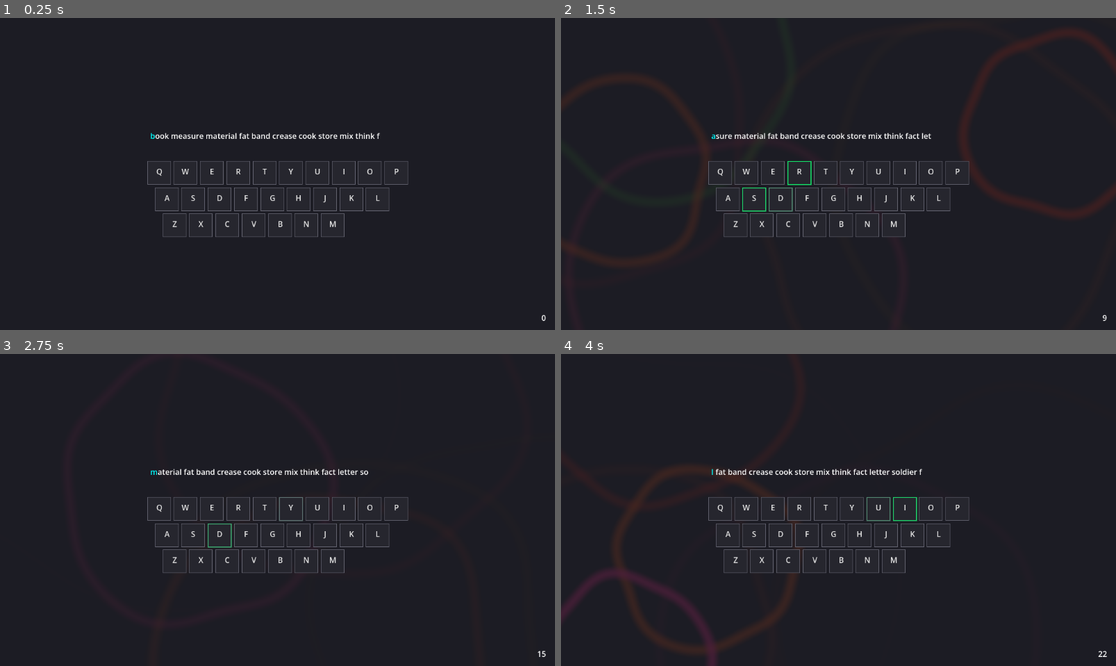
Above: before the commit, frames 1-4 (two rows, left to right).
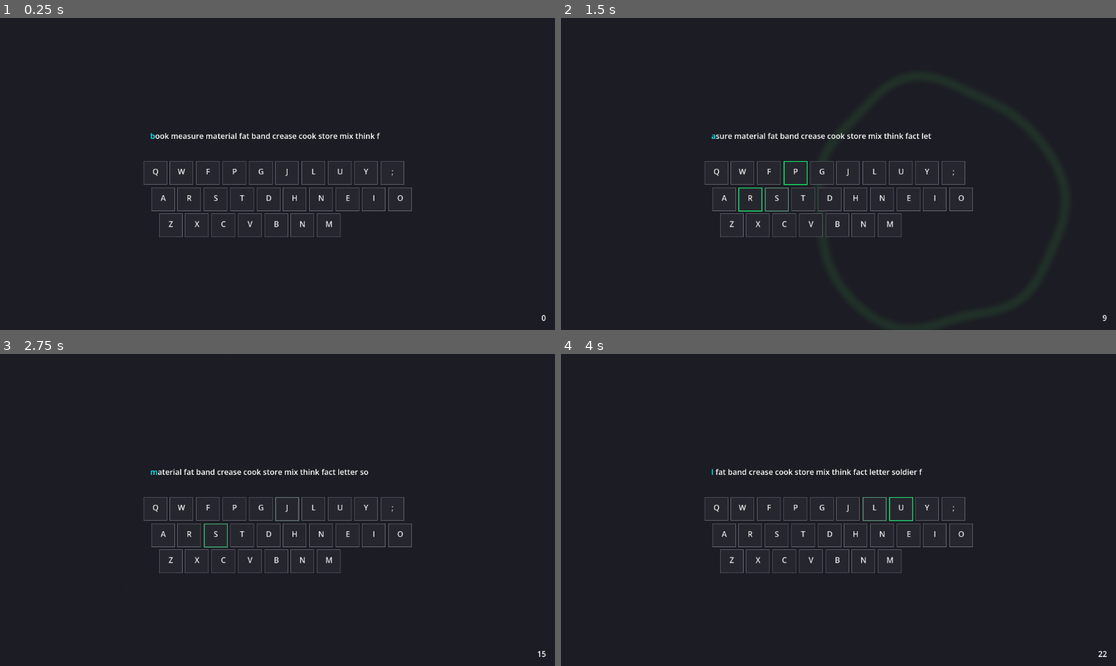
Above: after the commit, the same moments.

Repository: PeachDew/typing-idle-mmo
Game: Godot game, scene res://scenes/main.tscn
The game is run twice, just before and just after one commit, with the same random seed, the same clock (stepped at 60 frames per second) and the same inputs.
Inputs:
- Up to frame 1 (0.25 s): no input
- Up to frame 2 (1.5 s): tap Enter at 0.5 s; hold D 0.53-1.28 s; tap E at 0.6 s; tap Space at 0.77, 1.07 s; tap R at 0.8, 1.35 s; hold S from 1.28 s (still down)
- Up to frame 3 (2.75 s): tap Space at 1.52, 1.82 s; tap T at 1.55, 2.1 s; release S at 2.03 s; hold D from 2.03 s (still down); tap Y at 2.3 s
- Up to frame 4 (4 s): release D at 2.78 s; hold Up 2.78-3.53 s; tap Y at 2.85 s; tap Space at 3.02, 3.32, 3.77 s; tap U at 3.05, 3.6 s; hold Left from 3.53 s (still down); tap I at 3.8 s

The runs differ from the first frame. In frame 1, 1.4% of the frame differs, in the area x 25-75%, y 45-71%; in frame 2, 2.7%; in frame 3, 1.5%; in frame 4, 3.3%, in the area x 0-75%, y 36-100%.

Commit message:
feat: keyboard layout toggle (QWERTY/Colemak) via Ctrl+Space
- Add SettingsManager autoload with persistent layout preference
- Use physical_keycode for layout-independent key detection
- Visual keyboard syncs with selected layout
- Ctrl+Space toggles between QWERTY and Colemak
- Fix type inference warnings in aura_manager and pause_menu
- Background flash only triggers on correct keystrokes

Diff:
--- a/autoload/aura_manager.gd
+++ b/autoload/aura_manager.gd
@@ -29,6 +29,6 @@
 		update_tickspeed()
 
 func update_tickspeed() -> void:
-	var level := UpgradeManager.get_level("basic_aura_tickspeed_reduce")
+	var level: int = UpgradeManager.get_level("basic_aura_tickspeed_reduce")
 	idle_timer.wait_time = base_tick_duration * pow(tick_decay_rate, level)
 	print(idle_timer.wait_time)
--- /dev/null
+++ b/autoload/settings_manager.gd
@@ -0,0 +1,92 @@
+extends Node
+
+## Persistent game settings manager. Saves to user://settings.json.
+## Layout toggle is visual + mapping only. Uses physical_keycode (always QWERTY position)
+## so it works regardless of the user's OS keyboard layout.
+
+signal layout_changed(new_layout: String)
+
+enum Layout {
+	QWERTY,
+	COLEMAK,
+}
+
+var current_layout := Layout.COLEMAK:
+	set(v):
+		if current_layout != v:
+			current_layout = v
+			layout_changed.emit(Layout.keys()[v].to_lower())
+			_save()
+
+const _SETTINGS_FILE := "user://settings.json"
+
+const _LAYOUTS := {
+	Layout.QWERTY: [
+		["Q", "W", "E", "R", "T", "Y", "U", "I", "O", "P"],
+		["A", "S", "D", "F", "G", "H", "J", "K", "L"],
+		["Z", "X", "C", "V", "B", "N", "M"],
+	],
+	Layout.COLEMAK: [
+		["Q", "W", "F", "P", "G", "J", "L", "U", "Y", ";"],
+		["A", "R", "S", "T", "D", "H", "N", "E", "I", "O"],
+		["Z", "X", "C", "V", "B", "N", "M"],
+	],
+}
+
+## Maps QWERTY physical key position → Colemak character.
+## Keys that stay the same are omitted (identity mapping).
+const _PHYSICAL_TO_COLEMAK := {
+	KEY_E: "f", KEY_R: "p", KEY_T: "g", KEY_Y: "j", KEY_U: "l", KEY_I: "u", KEY_O: "y", KEY_P: ";",
+	KEY_S: "r", KEY_D: "s", KEY_F: "t", KEY_G: "d", KEY_J: "n", KEY_K: "e", KEY_L: "i", KEY_SEMICOLON: "o",
+	KEY_N: "k",
+}
+
+
+func _ready() -> void:
+	_load()
+
+
+func toggle_layout() -> void:
+	current_layout = Layout.QWERTY if current_layout == Layout.COLEMAK else Layout.COLEMAK
+
+
+func get_layout_rows() -> Array:
+	return _LAYOUTS[current_layout]
+
+
+## Convert a physical_keycode (always QWERTY position) to the character
+## for the current in-game layout. Returns lowercase, or "" for non-letter keys.
+func physical_to_char(physical_keycode: int) -> String:
+	if physical_keycode == KEY_SPACE:
+		return " "
+	if current_layout == Layout.COLEMAK:
+		var mapped: String = _PHYSICAL_TO_COLEMAK.get(physical_keycode, "")
+		if mapped != "":
+			return mapped
+	var raw := OS.get_keycode_string(physical_keycode).to_lower()
+	if raw.length() != 1 or raw < "a" or raw > "z":
+		return ""
+	return raw
+
+
+func _save() -> void:
+	var data := {
+		"layout": current_layout,
+	}
+	var file := FileAccess.open(_SETTINGS_FILE, FileAccess.WRITE)
+	if file:
+		file.store_string(JSON.stringify(data))
+		file.close()
+
+
+func _load() -> void:
+	var file := FileAccess.open(_SETTINGS_FILE, FileAccess.READ)
+	if file:
+		var text := file.get_as_text()
+		file.close()
+		var json := JSON.new()
+		var error := json.parse(text)
+		if error == OK:
+			var data : Variant = json.data
+			if data.has("layout") and data.layout is int and data.layout in _LAYOUTS:
+				current_layout = data.layout
--- a/project.godot
+++ b/project.godot
@@ -20,6 +20,7 @@
 UpgradeManager="*uid://d0ue006qrugvi"
 AuraManager="*uid://dx3eaxka0noeb"
 WordPool="*uid://dh1ea546sxsn8"
+SettingsManager="*res://autoload/settings_manager.gd"
 
 [physics]
 
--- a/scenes/background_flash.gd
+++ b/scenes/background_flash.gd
@@ -81,6 +81,8 @@
 
 
 func flash(correct: bool) -> void:
+	if not correct:
+		return
 	var slot := _next_slot
 	_next_slot = (_next_slot + 1) % PULSE_COUNT
 
--- a/scenes/keyboard_layout.gd
+++ b/scenes/keyboard_layout.gd
@@ -3,8 +3,16 @@
 ## Visual keyboard layout — 3 rows of Key child nodes with configurable row offsets.
 
 signal key_pressed(label: String)
+signal layout_toggled(new_layout: String)
 
 const KeyScene := preload("res://scenes/key.tscn")
+
+# Physical QWERTY rows used for node naming (physical_keycode always gives QWERTY)
+var _PHYSICAL_ROWS: Array[PackedStringArray] = [
+	PackedStringArray(["Q", "W", "E", "R", "T", "Y", "U", "I", "O", "P"]),
+	PackedStringArray(["A", "S", "D", "F", "G", "H", "J", "K", "L"]),
+	PackedStringArray(["Z", "X", "C", "V", "B", "N", "M"]),
+]
 
 @export var key_size := Vector2(48, 48):
 	set(v):
@@ -53,6 +61,9 @@
 
 func _ready() -> void:
 	resized.connect(_rebuild)
+	if not Engine.is_editor_hint():
+		SettingsManager.layout_changed.connect(_on_layout_changed)
+		_update_from_settings()
 	_rebuild()
 
 
@@ -63,14 +74,26 @@
 		var key_event := event as InputEventKey
 		if key_event.echo:
 			return
-		var ch := OS.get_keycode_string(key_event.keycode).to_upper()
-		var key_node := get_node_or_null("Key" + ch)
+		# physical_keycode is always QWERTY position — use it to find the key node
+		var physical := OS.get_keycode_string(key_event.physical_keycode).to_upper()
+		var key_node := get_node_or_null("Key" + physical)
 		if key_node:
 			if key_event.pressed:
 				key_node.press()
-				key_pressed.emit(ch)
+				key_pressed.emit(physical)
 			elif not key_event.pressed:
 				key_node.release()
+
+func _on_layout_changed(new_layout: String) -> void:
+	_update_from_settings()
+	layout_toggled.emit(new_layout)
+
+func _update_from_settings() -> void:
+	var new_rows := SettingsManager.get_layout_rows()
+	var typed_rows: Array[PackedStringArray] = []
+	for row in new_rows:
+		typed_rows.append(row as PackedStringArray)
+	rows = typed_rows
 
 
 func _rebuild() -> void:
@@ -89,12 +112,17 @@
 
 	for row_idx in rows.size():
 		var keys := rows[row_idx]
+		var physical_keys: PackedStringArray = _PHYSICAL_ROWS[row_idx] if row_idx < _PHYSICAL_ROWS.size() else PackedStringArray()
 		var offset := row_offsets[row_idx] if row_idx < row_offsets.size() else 0.0
 		var x := origin.x + offset
 
-		for key_label in keys:
+		for col_idx in keys.size():
+			var key_label: String = keys[col_idx]
+			# Name node by physical QWERTY position so physical_keycode can find it
+			var physical_name: String = physical_keys[col_idx] if col_idx < physical_keys.size() else key_label
+
 			var key_node := KeyScene.instantiate()
-			key_node.name = "Key" + key_label
+			key_node.name = "Key" + physical_name
 			key_node.label = key_label
 			key_node.add_to_group("keyboard_keys")
 			key_node.key_size = key_size
@@ -104,8 +132,6 @@
 			key_node.text_color = text_color
 			key_node.position = Vector2(x, row_y)
 			add_child(key_node)
-			# NOTE: intentionally NOT setting owner — these nodes are
-			# ephemeral and should never be serialized into .tscn files.
 
 			x += key_size.x + key_spacing
 
--- a/scenes/main.gd
+++ b/scenes/main.gd
@@ -9,10 +9,15 @@
 func _ready() -> void:
 	wordstream.character_typed.connect(_on_key_pressed)
 	wordstream.character_typed.connect(background_flash.flash)
+	wordstream.layout_toggled.connect(_on_layout_toggled)
 	AuraManager.aura_changed.connect(on_aura_manager_aura_changed)
 
 func on_aura_manager_aura_changed():
 	counter.text = str(AuraManager.aura)
+
+func _on_layout_toggled(new_layout: String) -> void:
+	print("Layout toggled to: ", new_layout)
+	# Keyboard will update automatically via SettingsManager signal
 
 func _on_key_pressed(correct: bool) -> void:
 	var increment_amount: int = 1 + UpgradeManager.get_level("basic_keypress_boost")
--- a/scenes/pause_menu.gd
+++ b/scenes/pause_menu.gd
@@ -102,7 +102,7 @@
 		return
 	var labels := _get_desc_labels()
 	var cost_labels := _get_cost_labels()
-	var upgrade_ids := UpgradeManager.get_all_ids()
+	var upgrade_ids: Variant = UpgradeManager.get_all_ids()
 	for i in upgrade_ids.size():
 		var upgrade_id: String = upgrade_ids[i]
 		if i < labels.size():
@@ -148,7 +148,7 @@
 	for child in $HBoxContainer.get_children():
 		$HBoxContainer.remove_child(child)
 		child.free()
-	var upgrade_ids := UpgradeManager.get_all_ids()
+	var upgrade_ids: Variant = UpgradeManager.get_all_ids()
 	for i in upgrade_ids.size():
 		var upgrade_id: String = upgrade_ids[i]
 		var card := PanelContainer.new()
--- a/scenes/pause_menu.tscn
+++ b/scenes/pause_menu.tscn
@@ -48,7 +48,7 @@
 anchor_top = 1.0
 anchor_right = 1.0
 anchor_bottom = 1.0
-offset_left = -81.0
+offset_left = -297.0
 offset_top = -38.0
 grow_horizontal = 0
 grow_vertical = 0
--- a/scenes/word_stream.gd
+++ b/scenes/word_stream.gd
@@ -5,6 +5,7 @@
 var char_buff: CharBuffer
 
 signal character_typed(correct: bool)
+signal layout_toggled(new_layout: String)
 
 
 class CharBuffer:
@@ -47,9 +48,16 @@
 	if key.echo or not key.pressed:
 		return
 
-	if key.unicode == 0:
+	# Handle Ctrl+Space to toggle layout
+	if key.keycode == KEY_SPACE and key.ctrl_pressed:
+		SettingsManager.toggle_layout()
+		layout_toggled.emit(SettingsManager.Layout.keys()[SettingsManager.current_layout].to_lower())
+		accept_event()
 		return
-	var ch := char(key.unicode)
+
+	var ch: String = SettingsManager.physical_to_char(key.physical_keycode)
+	if ch == "":
+		return
 
 	var expected: String = char_buff.current_char()
 	char_buff.advance()
Not shown, added: autoload/settings_manager.gd.uid
Not shown: 1 places in scenes/main.tscn that only renumber resources
